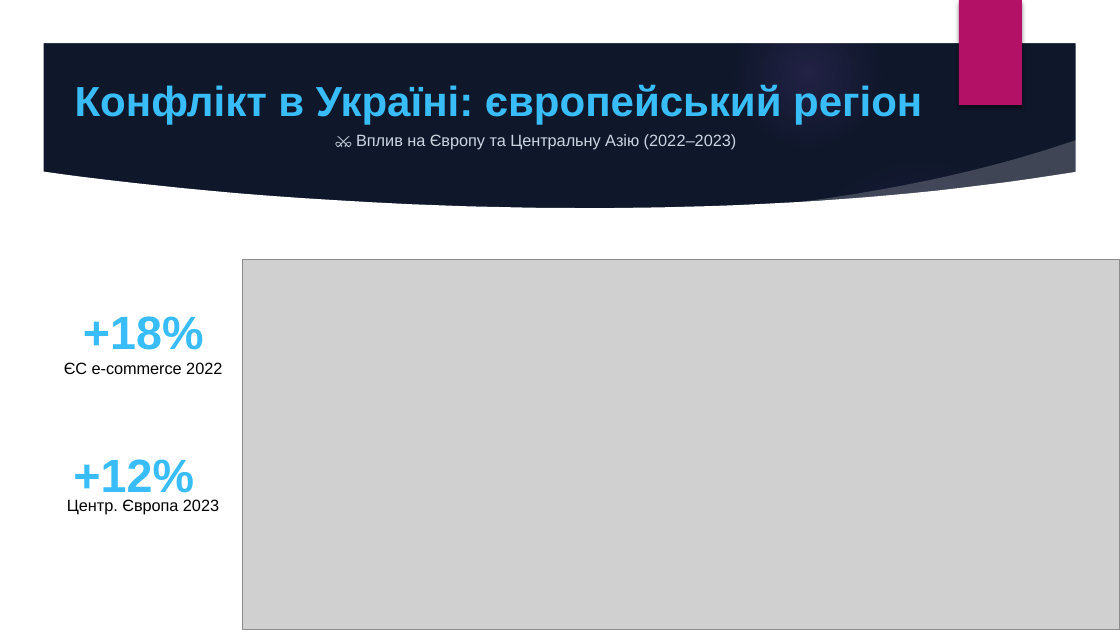
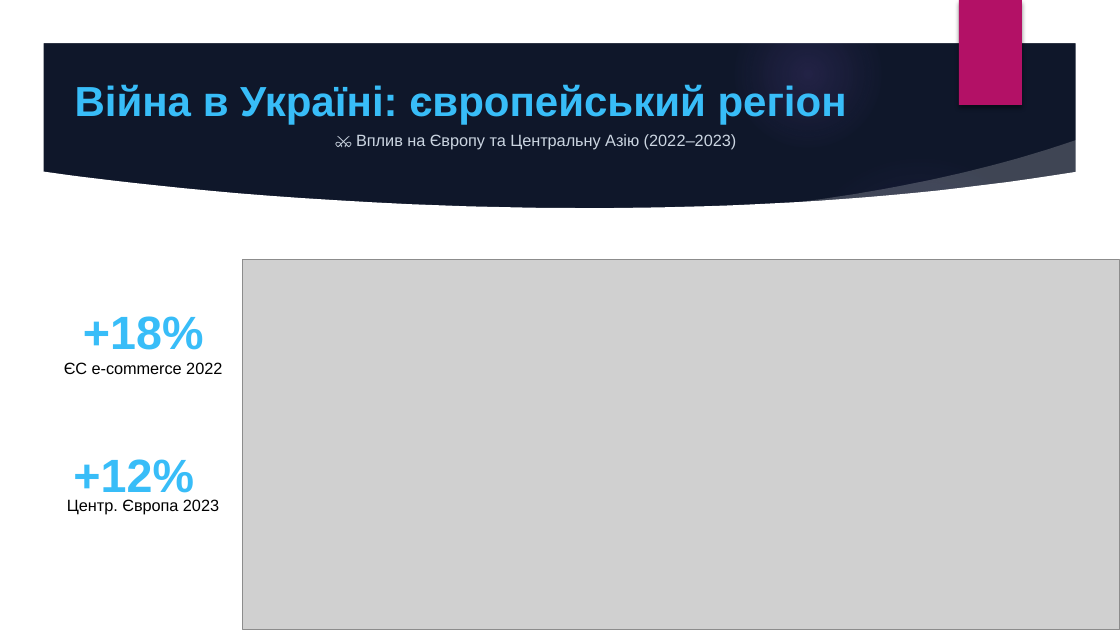
Before and after one commit to Anti4ris98/Master_Research, a slide deck: slide 9 of E-commerce Resilience Defense.pptx. Drawn at 1120x630 pixels with LibreOffice and Linux fonts; fonts in the diff are those of the drawing; grey boxes stand for pictures; background and template pictures are left out. Boxes give left, top, right and bottom in pixels: in the first picture for what was removed or moved away, otherwise in the second. Text is boxed around its words. In the diff, an @@ line names an element or a change of style, - is before the commit and + after.

```diff
--- a/E-commerce Resilience Defense.pptx
+++ b/E-commerce Resilience Defense.pptx
@@ text at box(75, 84, 847, 125): text changed @@
-Конфлікт в Україні: європейський регіон
+Війна в Україні: європейський регіон
```
Also in this commit, not shown: 7 other slides changed.
